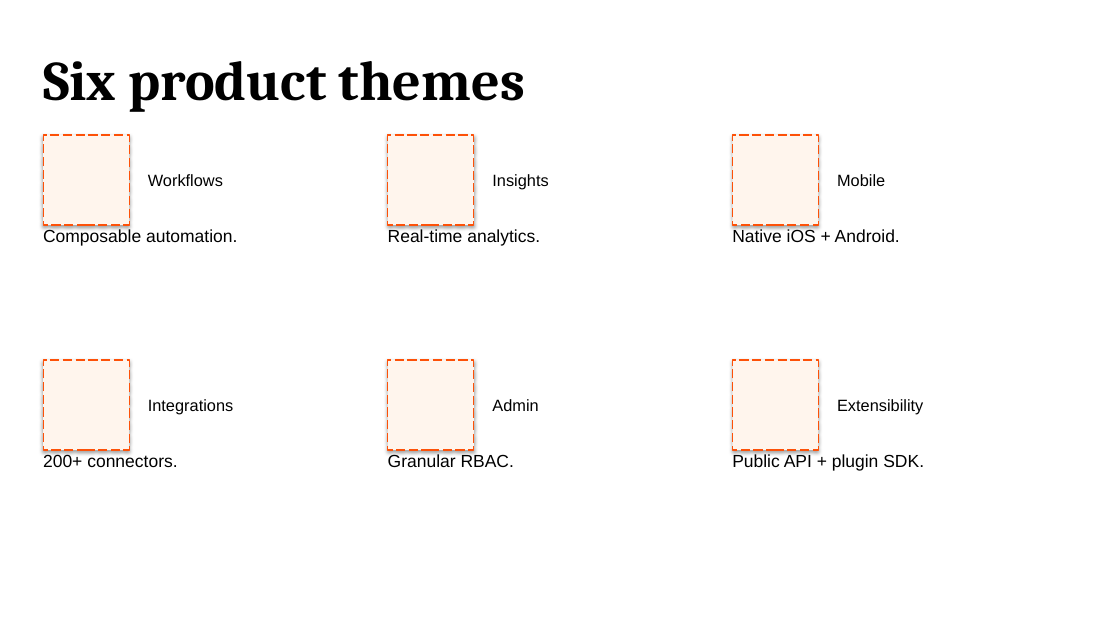
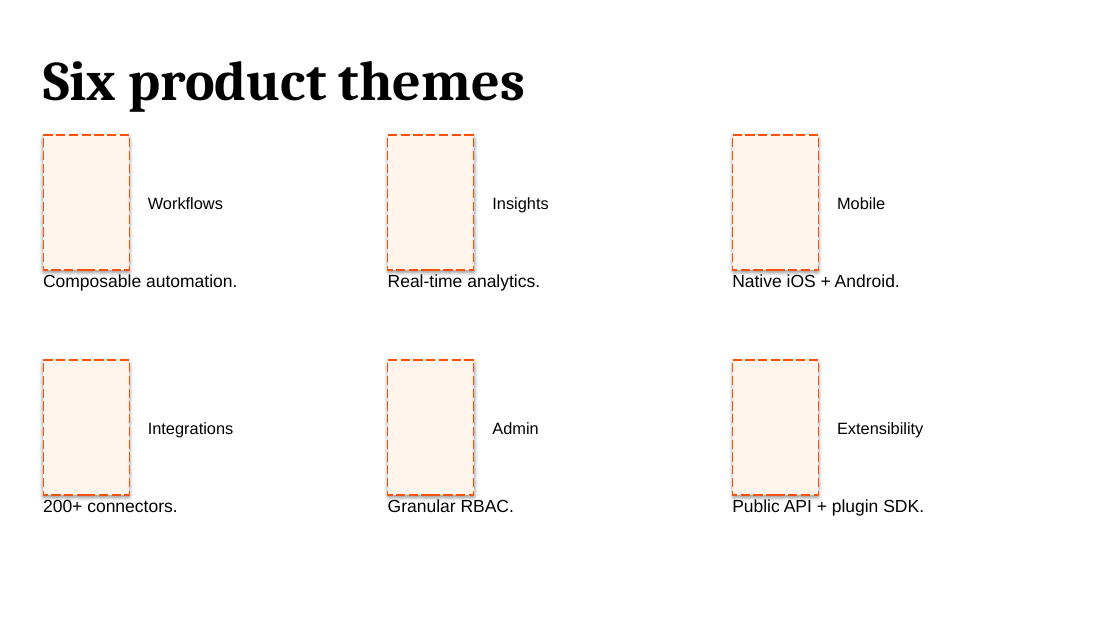
Before and after one commit to JakubNaskretski/pptx-skill-grid, a slide deck: slide 11 of examples/out_v2.pptx. Drawn at 1120x630 pixels with LibreOffice and Linux fonts; fonts in the diff are those of the drawing. Boxes give left, top, right and bottom in pixels: in the first picture for what was removed or moved away, otherwise in the second. Text is boxed around its words. In the diff, an @@ line names an element or a change of style, - is before the commit and + after.

```diff
--- a/examples/out_v2.pptx
+++ b/examples/out_v2.pptx
@@ rectangle: place and size @@
-rectangle at box(43, 135, 129, 225)
+rectangle at box(43, 135, 129, 271)
@@ text "Workflows": place and size @@
-text "Workflows" at box(148, 174, 223, 186)
+text "Workflows" at box(148, 197, 223, 209)
@@ rectangle: place and size @@
-rectangle at box(388, 135, 475, 225)
+rectangle at box(388, 135, 475, 271)
@@ text "Insights": place and size @@
-text "Insights" at box(492, 174, 548, 190)
+text "Insights" at box(492, 197, 548, 212)
@@ rectangle: place and size @@
-rectangle at box(733, 135, 819, 225)
+rectangle at box(733, 135, 819, 271)
@@ text "Mobile": place and size @@
-text "Mobile" at box(837, 174, 885, 186)
+text "Mobile" at box(837, 197, 885, 209)
@@ text "Composable automation.": place and size @@
-text "Composable automation." at box(43, 229, 237, 246)
+text "Composable automation." at box(43, 274, 237, 291)
@@ text "Real-time analytics.": place and size @@
-text "Real-time analytics." at box(388, 229, 540, 246)
+text "Real-time analytics." at box(388, 274, 540, 291)
@@ text "Native iOS + Android.": place and size @@
-text "Native iOS + Android." at box(732, 229, 900, 242)
+text "Native iOS + Android." at box(732, 274, 900, 287)
@@ rectangle: place and size @@
-rectangle at box(43, 360, 129, 450)
+rectangle at box(43, 360, 129, 496)
@@ text "Integrations": place and size @@
-text "Integrations" at box(148, 399, 233, 415)
+text "Integrations" at box(148, 422, 233, 437)
@@ rectangle: place and size @@
-rectangle at box(388, 360, 475, 450)
+rectangle at box(388, 360, 475, 496)
@@ text "Admin": place and size @@
-text "Admin" at box(492, 399, 538, 411)
+text "Admin" at box(492, 422, 538, 434)
@@ rectangle: place and size @@
-rectangle at box(733, 360, 819, 450)
+rectangle at box(733, 360, 819, 496)
@@ text "Extensibility": place and size @@
-text "Extensibility" at box(837, 399, 923, 415)
+text "Extensibility" at box(837, 422, 923, 437)
@@ text "200+ connectors.": place and size @@
-text "200+ connectors." at box(43, 454, 177, 467)
+text "200+ connectors." at box(43, 499, 177, 512)
@@ text "Granular RBAC.": place and size @@
-text "Granular RBAC." at box(388, 454, 514, 467)
+text "Granular RBAC." at box(388, 499, 514, 512)
@@ text "Public API + plugin SDK.": place and size @@
-text "Public API + plugin SDK." at box(732, 454, 924, 471)
+text "Public API + plugin SDK." at box(732, 499, 924, 516)
```
Also in this commit, not shown: 3 other slides changed, 6 other files.
